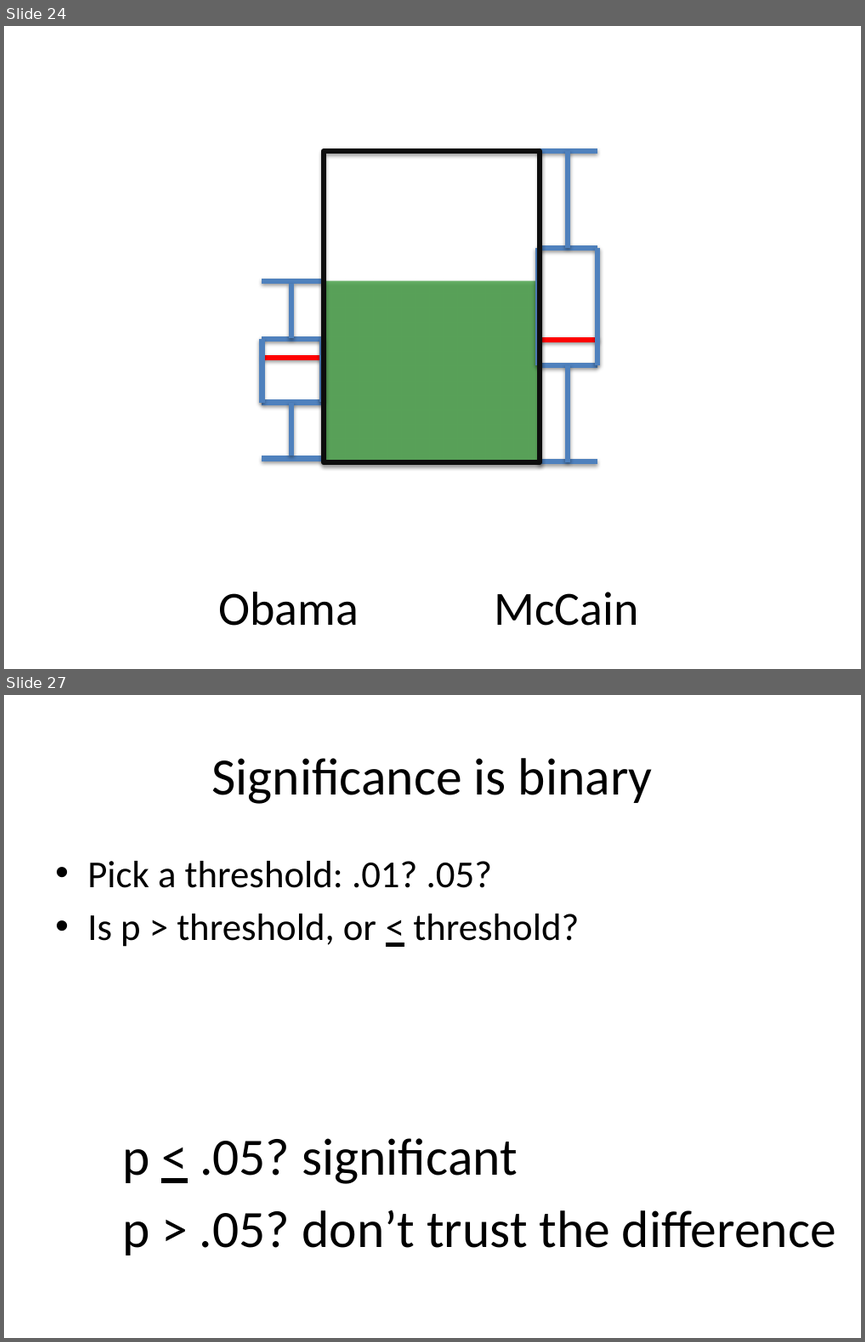
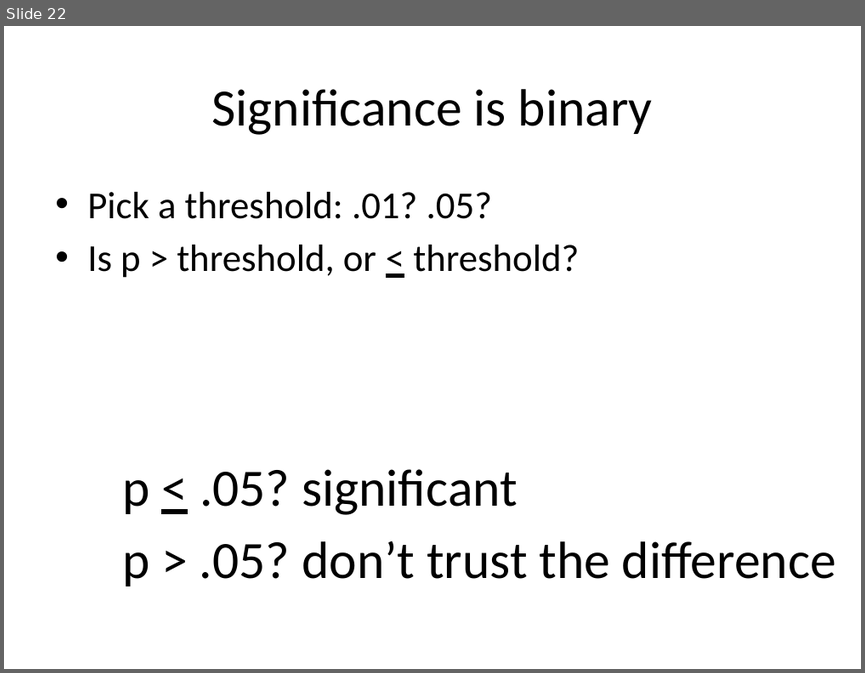
Before and after one commit to dataiap/dataiap, a slide deck: lectures/day3.pptx. Shown one above the other, each under a label of ours: slides 24 and 27 before the commit, slide 22 after it; the slides between them are not shown. The pictures are 865x1342 and 865x673 pixels, drawn with LibreOffice and Linux fonts; fonts in the diff are those of the drawing. Boxes give left, top, right and bottom in pixels: in the first picture for what was removed or moved away, otherwise in the second. Text is boxed around its words. In the diff, an @@ line names an element or a change of style, - is before the commit and + after.

```diff
--- a/lectures/day3.pptx
+++ b/lectures/day3.pptx
@@ slide 24 removed at <box>4,26,861,669</box>, background #FFFFFF @@
@@ rectangle removed at <box>324,151,540,462</box> @@
@@ line removed from (538, 151) to (598, 151) @@
@@ line removed from (567, 151) to (567, 248) @@
@@ line removed from (538, 248) to (598, 248) @@
@@ line removed from (538, 248) to (538, 365) @@
@@ line removed from (598, 248) to (598, 365) @@
@@ line removed from (262, 280) to (322, 280) @@
@@ rectangle removed at <box>322,280,538,461</box> @@
@@ line removed from (292, 283) to (292, 339) @@
@@ line removed from (262, 339) to (322, 339) @@
@@ line removed from (262, 339) to (262, 403) @@
@@ line removed from (322, 339) to (322, 403) @@
@@ line removed from (540, 340) to (600, 340) @@
@@ line removed from (262, 358) to (322, 358) @@
@@ line removed from (538, 365) to (598, 365) @@
@@ line removed from (567, 365) to (567, 462) @@
@@ line removed from (262, 403) to (322, 403) @@
@@ line removed from (292, 403) to (292, 455) @@
@@ line removed from (262, 458) to (322, 458) @@
@@ line removed from (538, 461) to (598, 461) @@
@@ text removed at <box>219,591,359,625</box> @@
-Obama
@@ text removed at <box>494,591,638,625</box> @@
-McCain
@@ what was slide 27 is now slide 22 @@
```
Also in this commit, not shown: 9 slides changed, 6 slides added, 9 other slides removed.
